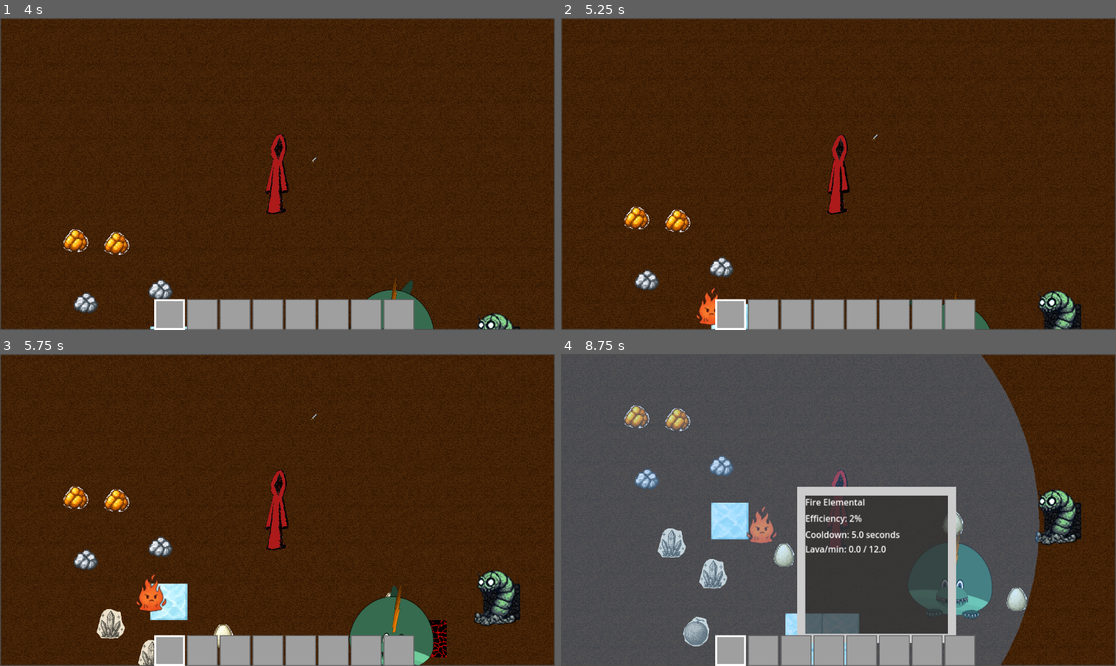
Above: before the commit, frames 1-4 (two rows, left to right).
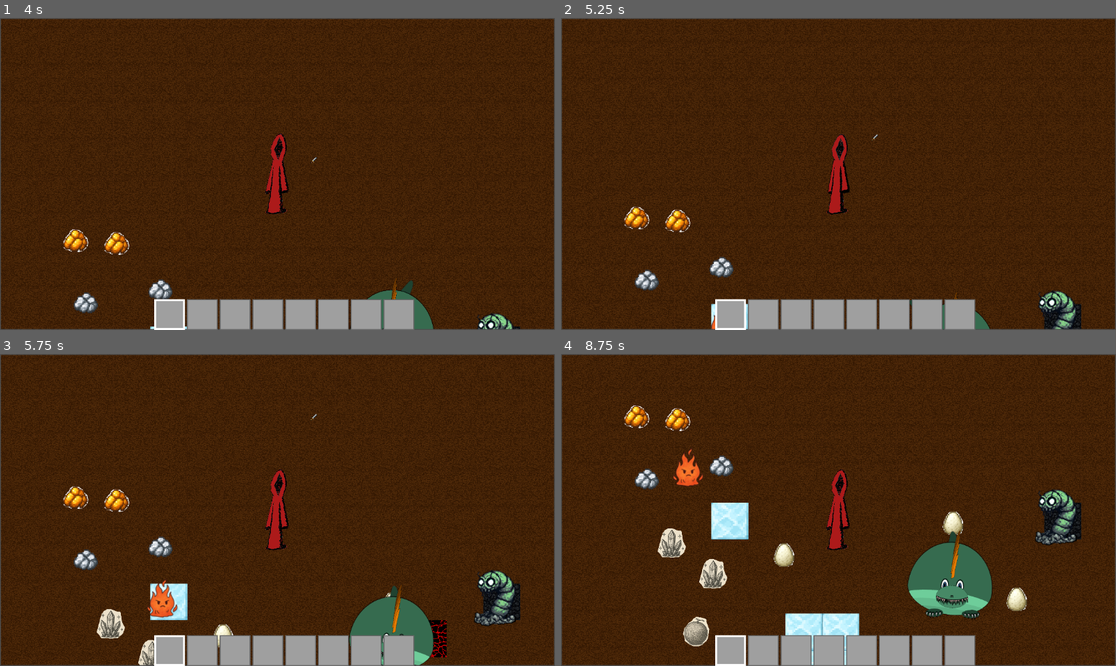
Above: after the commit, the same moments.

Repository: aaronjmcd2/ecomonster-project
Game: Godot game, scene res://scenes/Main.tscn
The game is run twice, just before and just after one commit, with the same random seed, the same clock (stepped at 60 frames per second) and the same inputs.
Inputs (mouse positions are in pixels of both pictures, inside the frame that each line leads up to):
- Up to frame 1 (4 s): drag from (172, 314) to (394, 161) at 0.52 s; drag from (199, 314) to (394, 161) at 1.27 s; move the mouse to (233, 314) at 2.02 s; hold Right (ui_right) 2.03-2.75 s; hold Space (use_item) 2.03-2.75 s; click (233, 314) at 2.17 s; drag from (266, 314) to (160, 289) at 2.77 s; drag from (299, 314) to (83, 301) at 3.52 s
- Up to frame 2 (5.25 s): drag from (894, 314) to (644, 301) at 4.27 s; tap Enter at 5 s; move the mouse to (927, 314) at 5.02 s; hold Down (ui_down) from 5.03 s (still down); hold Space (use_item) from 5.03 s (still down); click (927, 314) at 5.17 s
- Up to frame 3 (5.75 s): keep holding Down (ui_down); keep holding Space (use_item)
- Up to frame 4 (8.75 s): release Down (ui_down) at 5.75 s; release Space (use_item) at 5.75 s; drag from (960, 650) to (644, 559) at 5.77 s; drag from (966, 641) to (638, 497) at 6.52 s; drag from (1054, 594) to (638, 497) at 7.27 s; move the mouse to (755, 594) at 8.02 s; hold Down (ui_down) from 8.03 s (still down); hold Space (use_item) from 8.03 s (still down); click (755, 594) at 8.17 s

Frame 1 is identical in both runs. In frame 2, 0.3% of the frame differs, in the area x 24-29%, y 86-100%; in frame 3, 0.5%; in frame 4, 78%, in the area x 0-87%, y 0-100%.

Commit message:
Modularized FireElemental

Diff:
--- a/modules/MonsterHelperModules/FireElementalHelperModules/FireElementalConversionModule.gd
+++ b/modules/MonsterHelperModules/FireElementalHelperModules/FireElementalConversionModule.gd
@@ -1,10 +1,13 @@
 # FireElementalConversionModule.gd
+# Handles resource conversion
+
 extends Node
 
-# Convert based on resource type
+# Convert the current target resource
 func convert_resource(elemental: Node, target_data: Dictionary) -> void:
 	match target_data.resource_type:
 		"coal":
+			elemental.lava_stat.add(1)
 			# Original behavior - coal to lava
 			ConversionModule.replace_tile(target_data.target, 0, 2)  # 0 = Coal, 2 = Lava
 			SearchModule.claimed_tile_positions.erase(target_data.target)
@@ -14,7 +17,8 @@
 			var tilemap = elemental.get_tree().current_scene.get_node("TileMap/TileMapLayer")
 			var tile_pos = tilemap.local_to_map(target_data.target.global_position)
 			tilemap.set_cell(tile_pos, 4, Vector2i(0, 0))  # 4 = Ice
-			target_data.target.consume()
+			if target_data.target.has_method("consume"):
+				target_data.target.consume()
 			print("❄️ Fire Elemental converted crystal to ice at", tile_pos)
 
 		"melon":
@@ -22,5 +26,6 @@
 			var tilemap = elemental.get_tree().current_scene.get_node("TileMap/TileMapLayer")
 			var tile_pos = tilemap.local_to_map(target_data.target.global_position)
 			tilemap.set_cell(tile_pos, 5, Vector2i(0, 0))  # 5 = Water
-			target_data.target.harvest(true)  # true = consumed by monster
+			if target_data.target.has_method("harvest"):
+				target_data.target.harvest(true)  # true = consumed by monster
 			print("💧 Fire Elemental converted melon to water at", tile_pos)
--- /dev/null
+++ b/modules/MonsterHelperModules/FireElementalHelperModules/FireElementalInitModule.gd
@@ -0,0 +1,29 @@
+# FireElementalInitModule.gd
+# Handles initialization and setup for Fire Elemental
+
+extends Node
+
+# Initialize the Fire Elemental with required setup
+func initialize(elemental: Node) -> void:
+	# Set up physics
+	_setup_physics(elemental)
+
+	# Add stats module child
+	_setup_stats(elemental)
+
+	# Set up search display
+	_setup_search_display(elemental)
+
+# Set up physics properties
+func _setup_physics(elemental: Node) -> void:
+	elemental.collision_layer = 2
+	elemental.collision_mask = 1
+
+# Add stats tracking child node
+func _setup_stats(elemental: Node) -> void:
+	elemental.add_child(elemental.lava_stat)
+
+# Set up the search radius display
+func _setup_search_display(elemental: Node) -> void:
+	if elemental.search_display:
+		elemental.search_display.set_radius(elemental.search_radius * 32)
--- /dev/null
+++ b/modules/MonsterHelperModules/FireElementalHelperModules/FireElementalMovementModule.gd
@@ -0,0 +1,44 @@
+# FireElementalMovementModule.gd
+# Handles movement toward targets and wandering
+
+extends Node
+
+# Move toward the current target
+# Returns true if reached target
+func move_toward_target(elemental: Node, target_data: Dictionary, move_speed: float) -> bool:
+	if not target_data.target:
+		return false
+
+	# Get target position based on type
+	var target_pos = Vector2.ZERO
+	match target_data.type:
+		"tile":
+			target_pos = target_data.target
+		"entity":
+			if is_instance_valid(target_data.target):
+				target_pos = target_data.target.global_position
+			else:
+				return false
+
+	var direction = (target_pos - elemental.global_position).normalized()
+	elemental.velocity = direction * move_speed
+	elemental.move_and_slide()
+
+	# Check if reached target
+	if elemental.global_position.distance_to(target_pos) < 4.0:
+		return true
+
+	return false
+
+# Move toward wander target
+func move_toward_wander_target(elemental: Node, wander_target: Vector2, move_speed: float) -> void:
+	var direction = (wander_target - elemental.global_position).normalized()
+	elemental.velocity = direction * move_speed
+	elemental.move_and_slide()
+
+# Pick a new wander target
+func pick_wander_target(elemental_position: Vector2) -> Vector2:
+	var wander_distance = randf_range(32.0, 96.0)
+	var angle = randf_range(0, TAU)
+	var offset = Vector2(cos(angle), sin(angle)) * wander_distance
+	return elemental_position + offset
--- a/modules/MonsterHelperModules/FireElementalHelperModules/FireElementalSearchModule.gd
+++ b/modules/MonsterHelperModules/FireElementalHelperModules/FireElementalSearchModule.gd
@@ -1,12 +1,14 @@
 # FireElementalSearchModule.gd
+# Handles search functionality for Fire Elemental
+
 extends Node
 
-# Find target based on priority: coal tiles -> crystals -> melons
-func find_target(elemental: Node) -> Dictionary:
+# Search for targets in priority order
+func search_for_target(elemental: Node) -> Dictionary:
 	# First try coal tiles (original behavior)
-	var coal_tile = SearchModule.find_nearest_tile(elemental.global_position, elemental.search_radius, 0)  # 0 = coal
-	if coal_tile:
-		return {"type": "tile", "target": coal_tile, "resource_type": "coal"}
+	var result = SearchModule.find_nearest_tile(elemental.global_position, elemental.search_radius, 0)  # 0 = coal
+	if result:
+		return {"type": "tile", "target": result, "resource_type": "coal"}
 
 	# Try to find crystal
 	var crystal = _find_nearest_crystal(elemental)
@@ -20,6 +22,7 @@
 
 	return {"type": "none", "target": null, "resource_type": ""}
 
+# Find nearest crystal
 func _find_nearest_crystal(elemental: Node) -> Node:
 	var closest = null
 	var closest_dist = elemental.search_radius * 32.0
@@ -42,6 +45,7 @@
 
 	return closest
 
+# Find nearest melon
 func _find_nearest_melon(elemental: Node) -> Node:
 	var closest = null
 	var closest_dist = elemental.search_radius * 32.0
--- /dev/null
+++ b/modules/MonsterHelperModules/FireElementalHelperModules/FireElementalStatsModule.gd
@@ -0,0 +1,34 @@
+# FireElementalStatsModule.gd
+# Handles efficiency and statistics tracking
+
+extends Node
+
+# Update efficiency score
+func update_efficiency(elemental: Node, delta: float, was_efficient: bool) -> void:
+	elemental.efficiency_score = elemental.EfficiencyTracker.update(
+		delta,
+		was_efficient,
+		elemental.efficiency_score,
+		elemental.EFFICIENCY_RATE
+	)
+
+# Update lava production tracking
+func update_lava_tracking(elemental: Node, delta: float) -> void:
+	elemental.lava_tick_timer += delta
+	if elemental.lava_tick_timer >= 1.0:
+		elemental.lava_stat.tick()
+		elemental.lava_tick_timer = 0.0
+
+# Get live stats for display
+func get_live_stats(elemental: Node) -> Dictionary:
+	var average_lava_per_min = elemental.lava_stat.get_average()
+	var max_lava_per_min = 60.0 / elemental.conversion_cooldown
+
+	return {
+		"efficiency": int(elemental.efficiency_score),
+		"stats": "Cooldown: %.1f seconds\nLava/min: %.1f / %.1f" % [
+			elemental.conversion_cooldown,
+			average_lava_per_min,
+			max_lava_per_min
+		]
+	}
--- /dev/null
+++ b/modules/MonsterHelperModules/FireElementalHelperModules/FireElementalUIModule.gd
@@ -0,0 +1,19 @@
+# FireElementalUIModule.gd
+# Handles UI interactions for Fire Elemental
+
+extends Node
+
+# Handle mouse click on Fire Elemental
+func handle_input_event(elemental: Node, viewport, event, shape_idx) -> void:
+	if event is InputEventMouseButton and event.pressed and event.button_index == MOUSE_BUTTON_LEFT:
+		var target_str = "None"
+		if elemental.target_data.target:
+			target_str = elemental.target_data.resource_type.capitalize()
+
+		var info = {
+			"name": "Fire Elemental",
+			"efficiency": int(elemental.efficiency_score),
+			"stats": "Currently Targeting: %s\nCooldown: %.1f seconds" % [target_str, elemental.conversion_cooldown],
+			"node": elemental
+		}
+		MonsterInfo.show_info(info, event.position)
--- a/scripts/FireElemental.gd
+++ b/scripts/FireElemental.gd
@@ -1,17 +1,28 @@
 # FireElemental.gd
-# Handles Fire Elemental behavior: searching for coal tiles, crystals, and melons; converting them appropriately
-# Uses: SearchModule, ConversionModule, MonsterInfo, SearchRadiusDisplay
+# Handles Fire Elemental behavior using a modular system
+# Uses: SearchModule, ConversionModule, MonsterInfo, SearchRadiusDisplay, and custom modules
 
 extends CharacterBody2D
 
+# === Modules ===
+@onready var init_module = preload("res://modules/MonsterHelperModules/FireElementalHelperModules/FireElementalInitModule.gd").new()
+@onready var movement_module = preload("res://modules/MonsterHelperModules/FireElementalHelperModules/FireElementalMovementModule.gd").new()
+@onready var search_module = preload("res://modules/MonsterHelperModules/FireElementalHelperModules/FireElementalSearchModule.gd").new()
+@onready var conversion_module = preload("res://modules/MonsterHelperModules/FireElementalHelperModules/FireElementalConversionModule.gd").new()
+@onready var stats_module = preload("res://modules/MonsterHelperModules/FireElementalHelperModules/FireElementalStatsModule.gd").new()
+@onready var ui_module = preload("res://modules/MonsterHelperModules/FireElementalHelperModules/FireElementalUIModule.gd").new()
+
+# === Existing dependencies ===
 @onready var EfficiencyTracker := preload("res://scripts/MonsterHelperScripts/EfficiencyTracker.gd").new()
 @onready var lava_stat := preload("res://scripts/MonsterHelperScripts/RollingStatTracker.gd").new()
 @onready var search_display := $SearchRadiusDisplay
 
+# === Configuration ===
 @export var search_radius := 60
 @export var move_speed := 240.0
 @export var conversion_cooldown := 5.0
 
+# === State ===
 var target_data := {"type": "none", "target": null, "resource_type": ""}
 var is_busy := false
 var cooldown_timer := 0.0
@@ -21,14 +32,7 @@
 var lava_tick_timer: float = 0.0
 
 func _ready():
-	# Configure collision layers and search display
-	collision_layer = 2
-	collision_mask = 1
-
-	add_child(lava_stat)
-
-	if search_display:
-		search_display.set_radius(search_radius * 32)
+	init_module.initialize(self)
 
 func _process(delta):
 	var was_efficient = false
@@ -39,185 +43,40 @@
 
 		# Continue wandering while busy
 		if wander_target == Vector2.ZERO or global_position.distance_to(wander_target) < 5.0:
-			_pick_wander_target()
-		_move_toward_wander_target()
+			wander_target = movement_module.pick_wander_target(global_position)
+		movement_module.move_toward_wander_target(self, wander_target, move_speed)
 	elif target_data.target:
 		_move_toward_target(delta)
 		was_efficient = true
 	else:
 		_search_for_target()
 
-	# Efficiency tracking
-	efficiency_score = EfficiencyTracker.update(delta, was_efficient, efficiency_score, EFFICIENCY_RATE)
-
-	# Lava/min rolling stat tracker
-	lava_tick_timer += delta
-	if lava_tick_timer >= 1.0:
-		lava_stat.tick()
-		lava_tick_timer = 0.0
+	stats_module.update_efficiency(self, delta, was_efficient)
+	stats_module.update_lava_tracking(self, delta)
 
 func _handle_cooldown(delta: float) -> void:
-	# Decrease cooldown and reset when ready
 	cooldown_timer -= delta
 	if cooldown_timer <= 0.0:
 		is_busy = false
 
 func _search_for_target() -> void:
-	# First try coal tiles (original behavior)
-	var result = SearchModule.find_nearest_tile(global_position, search_radius, 0)  # 0 = coal
-	if result:
-		target_data = {"type": "tile", "target": result, "resource_type": "coal"}
-		return
+	target_data = search_module.search_for_target(self)
 
-	# Try to find crystal
-	var crystal = _find_nearest_crystal()
-	if crystal:
-		target_data = {"type": "entity", "target": crystal, "resource_type": "crystal"}
-		return
-
-	# Try to find melon
-	var melon = _find_nearest_melon()
-	if melon:
-		target_data = {"type": "entity", "target": melon, "resource_type": "melon"}
-		return
-
-	# No targets found - wander
-	if wander_target == Vector2.ZERO or global_position.distance_to(wander_target) < 5.0:
-		_pick_wander_target()
-	_move_toward_wander_target()
-
-func _find_nearest_crystal() -> Node:
-	var closest = null
-	var closest_dist = search_radius * 32.0
-
-	var tree = get_tree()
-	if not tree:
-		return null
-
-	for crystal in tree.get_nodes_in_group("crystals"):
-		if crystal.claimed_by != null and crystal.claimed_by != self:
-			continue
-
-		var dist = global_position.distance_to(crystal.global_position)
-		if dist < closest_dist:
-			closest_dist = dist
-			closest = crystal
-
-	if closest:
-		closest.claimed_by = self
-
-	return closest
-
-func _find_nearest_melon() -> Node:
-	var closest = null
-	var closest_dist = search_radius * 32.0
-
-	var tree = get_tree()
-	if not tree:
-		return null
-
-	for melon in tree.get_nodes_in_group("melons"):
-		if not melon.is_harvestable or (melon.claimed_by != null and melon.claimed_by != self):
-			continue
-
-		var dist = global_position.distance_to(melon.global_position)
-		if dist < closest_dist:
-			closest_dist = dist
-			closest = melon
-
-	if closest:
-		closest.claimed_by = self
-
-	return closest
-
-func _pick_wander_target() -> void:
-	var wander_distance = randf_range(32.0, 96.0)
-	var angle = randf_range(0, TAU)
-	var offset = Vector2(cos(angle), sin(angle)) * wander_distance
-	wander_target = global_position + offset
+	# If no target found, wander
+	if target_data.type == "none":
+		if wander_target == Vector2.ZERO or global_position.distance_to(wander_target) < 5.0:
+			wander_target = movement_module.pick_wander_target(global_position)
+		movement_module.move_toward_wander_target(self, wander_target, move_speed)
 
 func _move_toward_target(delta) -> void:
-	if not target_data.target:
-		target_data = {"type": "none", "target": null, "resource_type": ""}
-		return
-
-	# Get target position based on type
-	var target_pos = Vector2.ZERO
-	match target_data.type:
-		"tile":
-			target_pos = target_data.target
-		"entity":
-			if is_instance_valid(target_data.target):
-				target_pos = target_data.target.global_position
-			else:
-				target_data = {"type": "none", "target": null, "resource_type": ""}
-				return
-
-	var direction = (target_pos - global_position).normalized()
-	velocity = direction * move_speed
-	move_and_slide()
-
-	if global_position.distance_to(target_pos) < 4.0:
-		_convert_resource()
+	if movement_module.move_toward_target(self, target_data, move_speed):
+		conversion_module.convert_resource(self, target_data)
 		target_data = {"type": "none", "target": null, "resource_type": ""}
 		is_busy = true
 		cooldown_timer = conversion_cooldown
 
-func _convert_resource() -> void:
-	match target_data.resource_type:
-		"coal":
-			lava_stat.add(1)
-			# Original behavior - coal to lava
-			ConversionModule.replace_tile(target_data.target, 0, 2)  # 0 = Coal, 2 = Lava
-			SearchModule.claimed_tile_positions.erase(target_data.target)
-
-		"crystal":
-			# Crystal to ice
-			var tilemap = get_tree().current_scene.get_node("TileMap/TileMapLayer")
-			var tile_pos = tilemap.local_to_map(target_data.target.global_position)
-			tilemap.set_cell(tile_pos, 4, Vector2i(0, 0))  # 4 = Ice
-			if target_data.target.has_method("consume"):
-				target_data.target.consume()
-			print("❄️ Fire Elemental converted crystal to ice at", tile_pos)
-
-		"melon":
-			# Melon to water
-			var tilemap = get_tree().current_scene.get_node("TileMap/TileMapLayer")
-			var tile_pos = tilemap.local_to_map(target_data.target.global_position)
-			tilemap.set_cell(tile_pos, 5, Vector2i(0, 0))  # 5 = Water
-			if target_data.target.has_method("harvest"):
-				target_data.target.harvest(true)  # true = consumed by monster
-			print("💧 Fire Elemental converted melon to water at", tile_pos)
-
-func _move_toward_wander_target() -> void:
-	var direction = (wander_target - global_position).normalized()
-	velocity = direction * move_speed
-	move_and_slide()
-
 func _input_event(viewport, event, shape_idx):
-	# Handle left-click to show monster info popup
-	if event is InputEventMouseButton and event.pressed and event.button_index == MOUSE_BUTTON_LEFT:
-		var target_str = "None"
-		if target_data.target:
-			target_str = target_data.resource_type.capitalize()
-
-		var info = {
-			"name": "Fire Elemental",
-			"efficiency": int(efficiency_score),
-			"stats": "Currently Targeting: %s\nCooldown: %.1f seconds" % [target_str, conversion_cooldown],
-			"node": self
-		}
-		MonsterInfo.show_info(info, event.position)
+	ui_module.handle_input_event(self, viewport, event, shape_idx)
 
 func get_live_stats() -> Dictionary:
-	var average_lava_per_min = lava_stat.get_average()
-	var max_lava_per_min = 60.0 / conversion_cooldown
-
-	return {
-		"efficiency": int(efficiency_score),
-		"stats": "Cooldown: %.1f seconds\nLava/min: %.1f / %.1f" % [
-			conversion_cooldown,
-			average_lava_per_min,
-			max_lava_per_min
-		]
-	}
+	return stats_module.get_live_stats(self)
Not shown, added: modules/MonsterHelperModules/FireElementalHelperModules/FireElementalInitModule.gd.uid
Not shown, added: modules/MonsterHelperModules/FireElementalHelperModules/FireElementalMovementModule.gd.uid
Not shown, added: modules/MonsterHelperModules/FireElementalHelperModules/FireElementalStatsModule.gd.uid
Not shown, added: modules/MonsterHelperModules/FireElementalHelperModules/FireElementalUIModule.gd.uid
